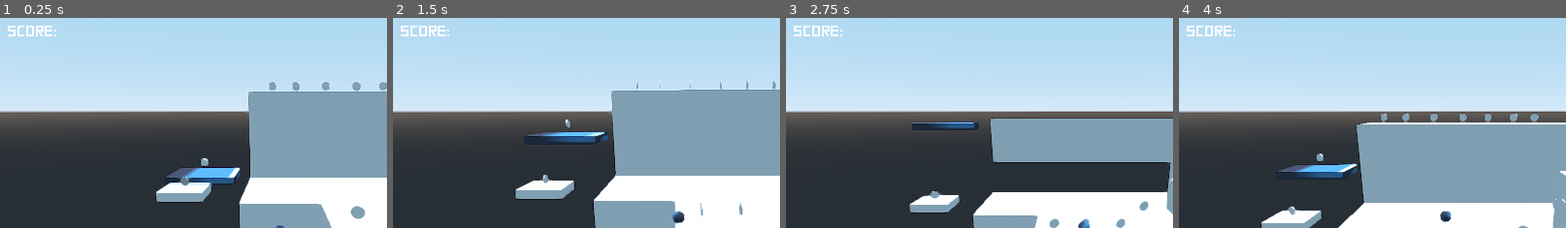
Above: before the commit, frames 1-4 (left to right).
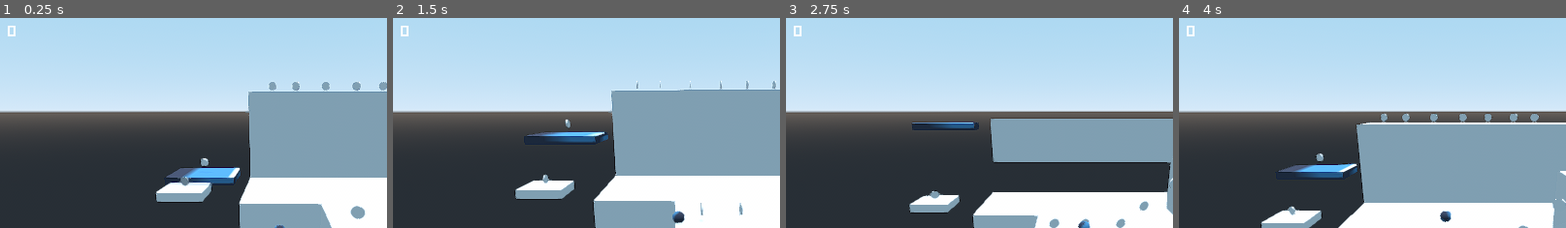
Above: after the commit, the same moments.

Repository: PedroCarbone/Oldies_2do_Parcial
Game: Godot game, scene res://scenes/EscenasGameplay/Tutorial/Tutorial.tscn
The game is run twice, just before and just after one commit, with the same random seed, the same clock (stepped at 60 frames per second) and the same inputs. This scene is started directly instead of the project's main scene. The engine's default icon, where the game draws it, is replaced by a stand-in: a white triangle on a blue panel in a dark square.
Inputs:
- Up to frame 1 (0.25 s): no input
- Up to frame 2 (1.5 s): hold Right (ui_right) 0.53-1.28 s; tap Space (ui_select) at 0.77 s; hold Down (ui_down) from 1.28 s (still down)
- Up to frame 3 (2.75 s): tap Space (ui_select) at 1.52 s; release Down (ui_down) at 2.03 s; hold Right (ui_right) from 2.03 s (still down)
- Up to frame 4 (4 s): release Right (ui_right) at 2.78 s; hold Up (ui_up) 2.78-3.53 s; tap Space (ui_select) at 3.02, 3.77 s; hold Left (ui_left) from 3.53 s (still down)
The pictures show only the part of the screen within x 14-64%, y 1-51%; the shares and areas given below are measured in that part.

The runs differ from the first frame. In frame 1, 0.3% of the frame differs, in the area x 2-15%, y 3-9%; in frame 2, 0.3%; in frame 3, 0.3%; in frame 4, 0.3%.

Commit message:
Score agregado
Levels, Victoria y Game Over

Diff:
--- /dev/null
+++ b/global.gd
@@ -0,0 +1,3 @@
+extends Node
+
+var score = 0
--- a/project.godot
+++ b/project.godot
@@ -13,6 +13,10 @@
 config/name="Bolita Giratoria"
 run/main_scene="res://scenes/intro/intro.tscn"
 config/icon="res://icon.png"
+
+[autoload]
+
+Global="*res://global.gd"
 
 [display]
 
--- a/scenes/EscenasGameplay/Moneda.gd
+++ b/scenes/EscenasGameplay/Moneda.gd
@@ -14,4 +14,5 @@
 	hide()
 	get_node("Colision").disabled = true
 	sonido.play("moneda")
+	Global.score += 1
 	pass # Replace with function body.
--- a/scenes/EscenasGameplay/Nivel 2/level_2.gd
+++ b/scenes/EscenasGameplay/Nivel 2/level_2.gd
@@ -23,4 +23,5 @@
 
 func _on_Final_body_entered(_body):
 	get_tree().change_scene("res://scenes/EscenasGameplay/level 3/level_3.tscn")
+	print(Global.score)
 	pass # Replace with function body.
--- a/scenes/EscenasGameplay/Nivel 2/level_2.tscn
+++ b/scenes/EscenasGameplay/Nivel 2/level_2.tscn
@@ -9,6 +9,8 @@
 [ext_resource path="res://scenes/EscenasGameplay/Nivel 2/level_2.gd" type="Script" id=7]
 [ext_resource path="res://arte/UI/corazonbien.png" type="Texture" id=8]
 [ext_resource path="res://arte/UI/corazonroto.png" type="Texture" id=9]
+[ext_resource path="res://fonts/Square.ttf" type="DynamicFontData" id=10]
+[ext_resource path="res://scenes/EscenasGameplay/Tutorial/score.gd" type="Script" id=11]
 
 [sub_resource type="BoxShape" id=1]
 extents = Vector3( 50, 1, 50 )
@@ -192,8 +194,11 @@
 "speed": 5.0
 } ]
 
-[sub_resource type="Animation" id=18]
-resource_name = "dosvidas"
+[sub_resource type="DynamicFont" id=18]
+size = 39
+font_data = ExtResource( 10 )
+
+[sub_resource type="Animation" id=19]
 length = 0.01
 loop = true
 tracks/0/type = "value"
@@ -245,8 +250,7 @@
 "values": [ true ]
 }
 
-[sub_resource type="Animation" id=19]
-resource_name = "dosvidastransicion"
+[sub_resource type="Animation" id=20]
 length = 0.5
 tracks/0/type = "value"
 tracks/0/path = NodePath("Control/HP/hp3:frame")
@@ -273,8 +277,7 @@
 "values": [ true, false, true, false, true, false ]
 }
 
-[sub_resource type="Animation" id=20]
-resource_name = "tresvidas"
+[sub_resource type="Animation" id=21]
 length = 0.01
 loop = true
 tracks/0/type = "value"
@@ -314,8 +317,7 @@
 "values": [ 0 ]
 }
 
-[sub_resource type="Animation" id=21]
-resource_name = "unavida"
+[sub_resource type="Animation" id=22]
 length = 0.01
 loop = true
 tracks/0/type = "value"
@@ -379,8 +381,7 @@
 "values": [ true ]
 }
 
-[sub_resource type="Animation" id=22]
-resource_name = "unavidatransicion"
+[sub_resource type="Animation" id=23]
 length = 0.5
 tracks/0/type = "value"
 tracks/0/path = NodePath("Control/HP/hp2:frame")
@@ -563,9 +564,6 @@
 [node name="Moneda5" parent="." instance=ExtResource( 3 )]
 transform = Transform( 2, 0, 0, 0, 2, 0, 0, 0, 2, -85.4768, 4.17141, -3.96429 )
 
-[node name="Moneda6" parent="." instance=ExtResource( 3 )]
-transform = Transform( 2, 0, 0, 0, 2, 0, 0, 0, 2, -85.4768, 4.17141, -3.96429 )
-
 [node name="Moneda7" parent="." instance=ExtResource( 3 )]
 transform = Transform( 2, 0, 0, 0, 2, 0, 0, 0, 2, -41.2995, 27.7783, -39.7994 )
 
@@ -696,13 +694,25 @@
 frames = SubResource( 17 )
 frame = 1
 
+[node name="score" type="Label" parent="UI/Control"]
+margin_left = 284.231
+margin_top = 55.6036
+margin_right = 408.231
+margin_bottom = 96.6036
+custom_fonts/font = SubResource( 18 )
+text = "Score:"
+script = ExtResource( 11 )
+__meta__ = {
+"_edit_use_anchors_": false
+}
+
 [node name="corazones" type="AnimationPlayer" parent="UI"]
 autoplay = "tresvidas"
-anims/dosvidas = SubResource( 18 )
-anims/dosvidastransicion = SubResource( 19 )
-anims/tresvidas = SubResource( 20 )
-anims/unavida = SubResource( 21 )
-anims/unavidatransicion = SubResource( 22 )
+anims/dosvidas = SubResource( 19 )
+anims/dosvidastransicion = SubResource( 20 )
+anims/tresvidas = SubResource( 21 )
+anims/unavida = SubResource( 22 )
+anims/unavidatransicion = SubResource( 23 )
 next/dosvidastransicion = "dosvidas"
 next/unavidatransicion = "unavida"
 
--- a/scenes/EscenasGameplay/Tutorial/Tutoria.gd
+++ b/scenes/EscenasGameplay/Tutorial/Tutoria.gd
@@ -23,4 +23,5 @@
 
 func _on_Final_body_entered(_body):
 	get_tree().change_scene("res://scenes/EscenasGameplay/Nivel 2/level_2.tscn")
+	print(Global.score)
 	pass # Replace with function body.
--- a/scenes/EscenasGameplay/Tutorial/Tutorial.tscn
+++ b/scenes/EscenasGameplay/Tutorial/Tutorial.tscn
@@ -8,6 +8,7 @@
 [ext_resource path="res://arte/UI/corazonbien.png" type="Texture" id=6]
 [ext_resource path="res://arte/UI/corazonroto.png" type="Texture" id=7]
 [ext_resource path="res://fonts/Square.ttf" type="DynamicFontData" id=8]
+[ext_resource path="res://scenes/EscenasGameplay/Tutorial/score.gd" type="Script" id=9]
 
 [sub_resource type="BoxShape" id=1]
 
@@ -532,6 +533,10 @@
 margin_bottom = 96.6036
 custom_fonts/font = SubResource( 14 )
 text = "Score:"
+script = ExtResource( 9 )
+__meta__ = {
+"_edit_use_anchors_": false
+}
 
 [node name="corazones" type="AnimationPlayer" parent="UI"]
 autoplay = "tresvidas"
--- /dev/null
+++ b/scenes/EscenasGameplay/Tutorial/score.gd
@@ -0,0 +1,4 @@
+extends Label
+
+func _process(delta):
+	self.text = str(Global.score)
--- a/scenes/EscenasGameplay/level 3/level_3.tscn
+++ b/scenes/EscenasGameplay/level 3/level_3.tscn
@@ -8,12 +8,14 @@
 [ext_resource path="res://scenes/EscenasGameplay/Moneda.tscn" type="PackedScene" id=6]
 [ext_resource path="res://arte/UI/corazonbien.png" type="Texture" id=7]
 [ext_resource path="res://arte/UI/corazonroto.png" type="Texture" id=8]
+[ext_resource path="res://fonts/Square.ttf" type="DynamicFontData" id=9]
+[ext_resource path="res://scenes/EscenasGameplay/Tutorial/score.gd" type="Script" id=10]
 
 [sub_resource type="BoxShape" id=1]
 
 [sub_resource type="CubeMesh" id=2]
 
-[sub_resource type="Animation" id=4]
+[sub_resource type="Animation" id=3]
 resource_name = "respawn"
 length = 0.5
 tracks/0/type = "value"
@@ -201,17 +203,21 @@
 "values": [ Vector3( 101.863, 25.9045, -65.6358 ) ]
 }
 
-[sub_resource type="BoxShape" id=13]
-
-[sub_resource type="CylinderShape" id=14]
-
-[sub_resource type="SpriteFrames" id=15]
+[sub_resource type="BoxShape" id=12]
+
+[sub_resource type="CylinderShape" id=13]
+
+[sub_resource type="SpriteFrames" id=14]
 animations = [ {
 "frames": [ ExtResource( 7 ), ExtResource( 8 ) ],
 "loop": true,
 "name": "default",
 "speed": 5.0
 } ]
+
+[sub_resource type="DynamicFont" id=15]
+size = 39
+font_data = ExtResource( 9 )
 
 [sub_resource type="Animation" id=16]
 resource_name = "dosvidas"
@@ -930,16 +936,28 @@
 
 [node name="hp1" type="AnimatedSprite" parent="UI/Control/HP"]
 position = Vector2( 125.475, 101.448 )
-frames = SubResource( 15 )
+frames = SubResource( 14 )
 
 [node name="hp2" type="AnimatedSprite" parent="UI/Control/HP"]
 position = Vector2( 292.087, 101.448 )
-frames = SubResource( 15 )
+frames = SubResource( 14 )
 
 [node name="hp3" type="AnimatedSprite" parent="UI/Control/HP"]
 position = Vector2( 448.358, 101.448 )
-frames = SubResource( 15 )
+frames = SubResource( 14 )
 frame = 1
+
+[node name="score" type="Label" parent="UI/Control"]
+margin_left = 284.231
+margin_top = 55.6036
+margin_right = 408.231
+margin_bottom = 96.6036
+custom_fonts/font = SubResource( 15 )
+text = "Score:"
+script = ExtResource( 10 )
+__meta__ = {
+"_edit_use_anchors_": false
+}
 
 [node name="corazones" type="AnimationPlayer" parent="UI"]
 autoplay = "tresvidas"
--- a/scenes/game_over/game_over.tscn
+++ b/scenes/game_over/game_over.tscn
@@ -1,8 +1,9 @@
-[gd_scene load_steps=10 format=2]
+[gd_scene load_steps=12 format=2]
 
 [ext_resource path="res://fonts/Square.ttf" type="DynamicFontData" id=1]
 [ext_resource path="res://scenes/game_over/game_over.gd" type="Script" id=2]
 [ext_resource path="res://scenes/game_over/logo.jpg" type="Texture" id=3]
+[ext_resource path="res://scenes/EscenasGameplay/Tutorial/score.gd" type="Script" id=4]
 
 [sub_resource type="DynamicFont" id=1]
 size = 150
@@ -86,6 +87,10 @@
 "values": [ "GAME OVER" ]
 }
 
+[sub_resource type="DynamicFont" id=4]
+size = 100
+font_data = ExtResource( 1 )
+
 [sub_resource type="DynamicFont" id=5]
 size = 100
 font_data = ExtResource( 1 )
@@ -94,7 +99,7 @@
 size = 100
 font_data = ExtResource( 1 )
 
-[sub_resource type="DynamicFont" id=4]
+[sub_resource type="DynamicFont" id=7]
 size = 100
 font_data = ExtResource( 1 )
 
@@ -121,7 +126,7 @@
 custom_fonts/normal_font = SubResource( 1 )
 bbcode_enabled = true
 bbcode_text = "[center]BOLITA GIRATORIA[/center]"
-text = "GAME OVER"
+text = "BOLITA GIRATORIA"
 __meta__ = {
 "_edit_use_anchors_": false
 }
@@ -139,7 +144,7 @@
 margin_right = 1420.0
 margin_bottom = 522.0
 rect_pivot_offset = Vector2( -1369, 58 )
-custom_fonts/font = SubResource( 5 )
+custom_fonts/font = SubResource( 4 )
 text = "ingresa tu nombre"
 __meta__ = {
 "_edit_use_anchors_": false
@@ -150,7 +155,7 @@
 margin_top = 556.0
 margin_right = 946.0
 margin_bottom = 661.0
-custom_fonts/font = SubResource( 6 )
+custom_fonts/font = SubResource( 5 )
 text = "puntos: "
 __meta__ = {
 "_edit_use_anchors_": false
@@ -161,7 +166,7 @@
 margin_top = 819.0
 margin_right = 903.0
 margin_bottom = 969.0
-custom_fonts/font = SubResource( 4 )
+custom_fonts/font = SubResource( 6 )
 text = "REINICIAR NIVEL"
 __meta__ = {
 "_edit_use_anchors_": false
@@ -172,8 +177,19 @@
 margin_top = 819.0
 margin_right = 1446.0
 margin_bottom = 969.0
-custom_fonts/font = SubResource( 4 )
+custom_fonts/font = SubResource( 6 )
 text = "MENU"
+__meta__ = {
+"_edit_use_anchors_": false
+}
+
+[node name="score" type="Label" parent="botones"]
+margin_left = 937.827
+margin_top = 546.029
+margin_right = 1250.83
+margin_bottom = 651.029
+custom_fonts/font = SubResource( 7 )
+script = ExtResource( 4 )
 __meta__ = {
 "_edit_use_anchors_": false
 }
--- a/scenes/victoria/victoria.tscn
+++ b/scenes/victoria/victoria.tscn
@@ -1,8 +1,9 @@
-[gd_scene load_steps=10 format=2]
+[gd_scene load_steps=12 format=2]
 
 [ext_resource path="res://scenes/victoria/victoria.gd" type="Script" id=1]
 [ext_resource path="res://fonts/Square.ttf" type="DynamicFontData" id=2]
 [ext_resource path="res://scenes/game_over/logo.jpg" type="Texture" id=3]
+[ext_resource path="res://scenes/EscenasGameplay/Tutorial/score.gd" type="Script" id=4]
 
 [sub_resource type="DynamicFont" id=1]
 size = 192
@@ -158,6 +159,10 @@
 size = 100
 font_data = ExtResource( 2 )
 
+[sub_resource type="DynamicFont" id=7]
+size = 100
+font_data = ExtResource( 2 )
+
 [node name="victoria" type="Control"]
 anchor_right = 1.0
 anchor_bottom = 1.0
@@ -187,7 +192,7 @@
 custom_fonts/normal_font = SubResource( 1 )
 bbcode_enabled = true
 bbcode_text = "[center]BOLITA GIRATORIA[/center]"
-text = "VICTORIA!"
+text = "BOLITA GIRATORIA"
 __meta__ = {
 "_edit_use_anchors_": false
 }
@@ -232,4 +237,15 @@
 "_edit_use_anchors_": false
 }
 
+[node name="score" type="Label" parent="botones"]
+margin_left = 937.827
+margin_top = 579.703
+margin_right = 1250.83
+margin_bottom = 684.703
+custom_fonts/font = SubResource( 7 )
+script = ExtResource( 4 )
+__meta__ = {
+"_edit_use_anchors_": false
+}
+
 [connection signal="pressed" from="botones/creditos" to="." method="_on_creditos_pressed"]
Not shown: 1 places in scenes/EscenasGameplay/Nivel 2/level_2.tscn that only renumber resources
Not shown: 1 places in scenes/EscenasGameplay/Tutorial/Tutorial.tscn that only renumber resources
Not shown: 12 places in scenes/EscenasGameplay/level 3/level_3.tscn that only renumber resources
